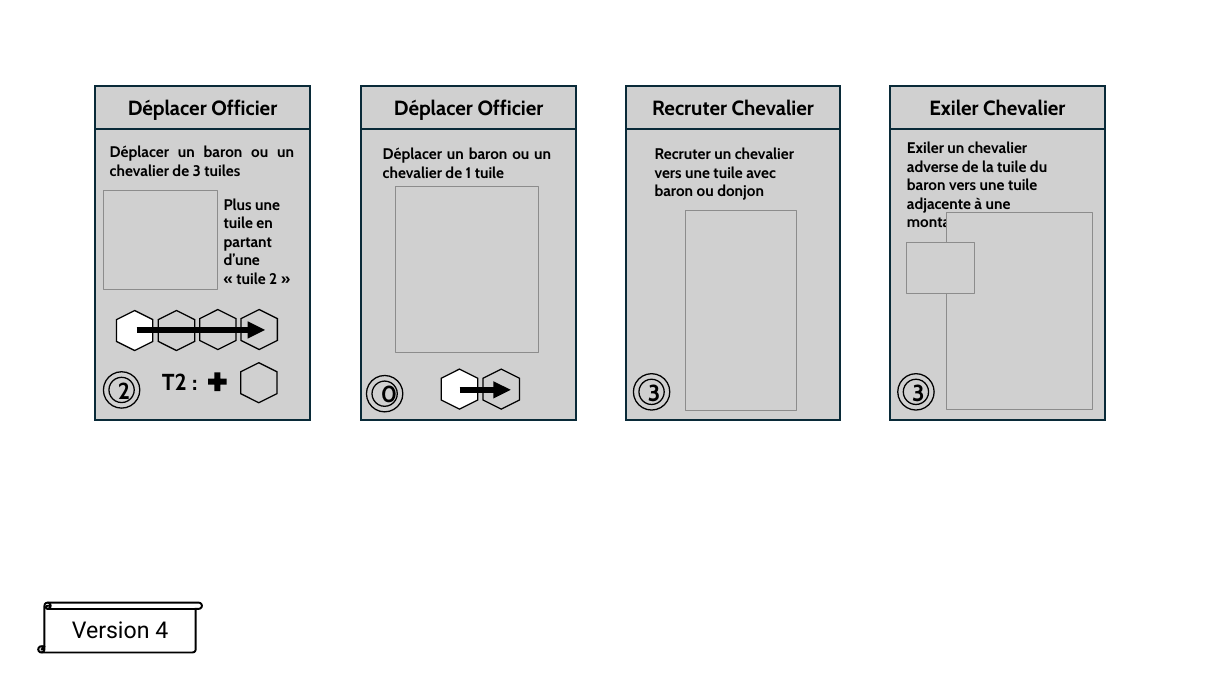
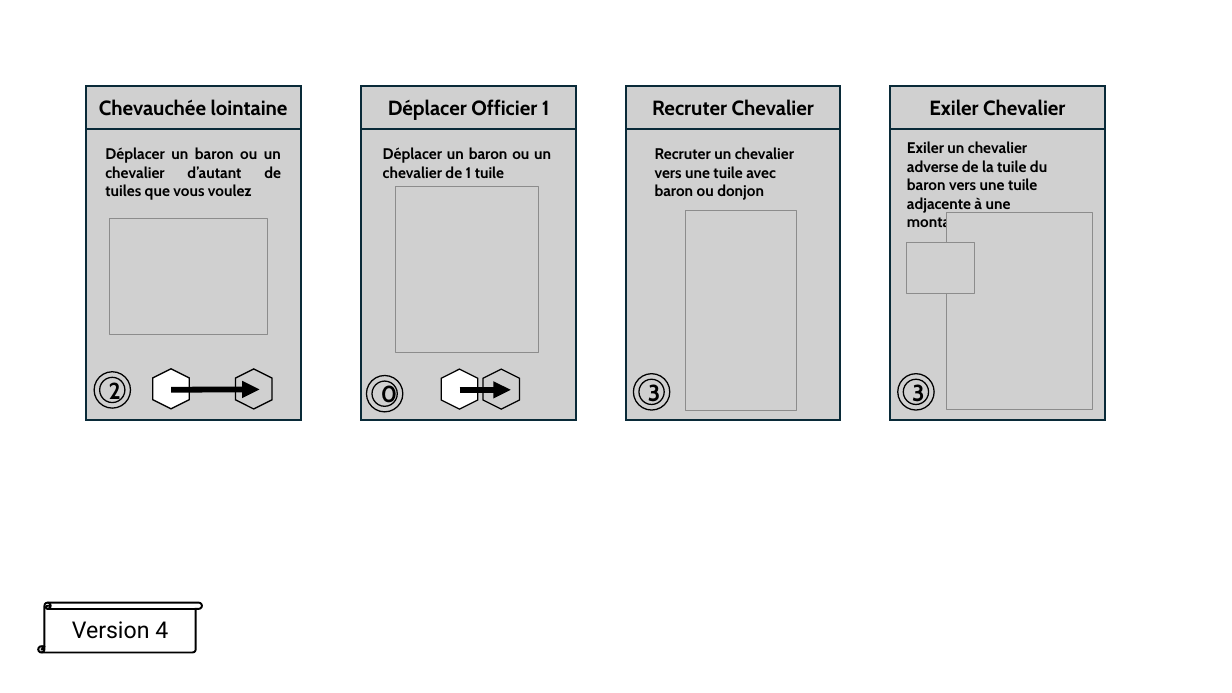
Before and after one commit to LucasBorboleta/Donjons-et-Barons, a slide deck: slide 6 of pictures/cartes-a-jouer.pptx. Drawn at 1232x693 pixels with LibreOffice and Linux fonts; fonts in the diff are those of the drawing; grey boxes stand for pictures. Boxes give left, top, right and bottom in pixels: in the first picture for what was removed or moved away, otherwise in the second. Text is boxed around its words. In the diff, an @@ line names an element or a change of style, - is before the commit and + after.

```diff
--- a/pictures/cartes-a-jouer.pptx
+++ b/pictures/cartes-a-jouer.pptx
@@ text in picture at [99,99,288,116]: text changed @@
-Déplacer Officier
+Chevauchée lointaine
@@ text in picture at [388,99,550,120]: text changed @@
-Déplacer Officier
+Déplacer Officier 1
@@ text at [105,147,281,200]: text changed @@
-Déplacer un baron ou un chevalier de 3 tuiles
+Déplacer un baron ou un chevalier d’autant de tuiles que vous voulez
@@ group removed at [104,190,280,395]: 4 pictures, 2 texts, 1 plus sign @@
-T2 :
-Plus une tuile en partant d’une « tuile 2 »
@@ picture added at [109,219,267,335] @@
@@ 3 pictures: place and size @@
-3 pictures at [95,86,310,421]
+3 pictures at [86,86,300,421]
@@ hexagon: place and size @@
-hexagon at [116,311,152,350]
+hexagon at [152,369,189,409]
@@ arrow moved from (137, 330) - (265, 330) to (171, 390) - (260, 389) @@
@@ picture: place and size @@
-picture at [240,363,276,403]
+picture at [236,369,272,409]
```
Also in this commit, not shown: 3 other slides changed, 1 slide added, 1 other file.
